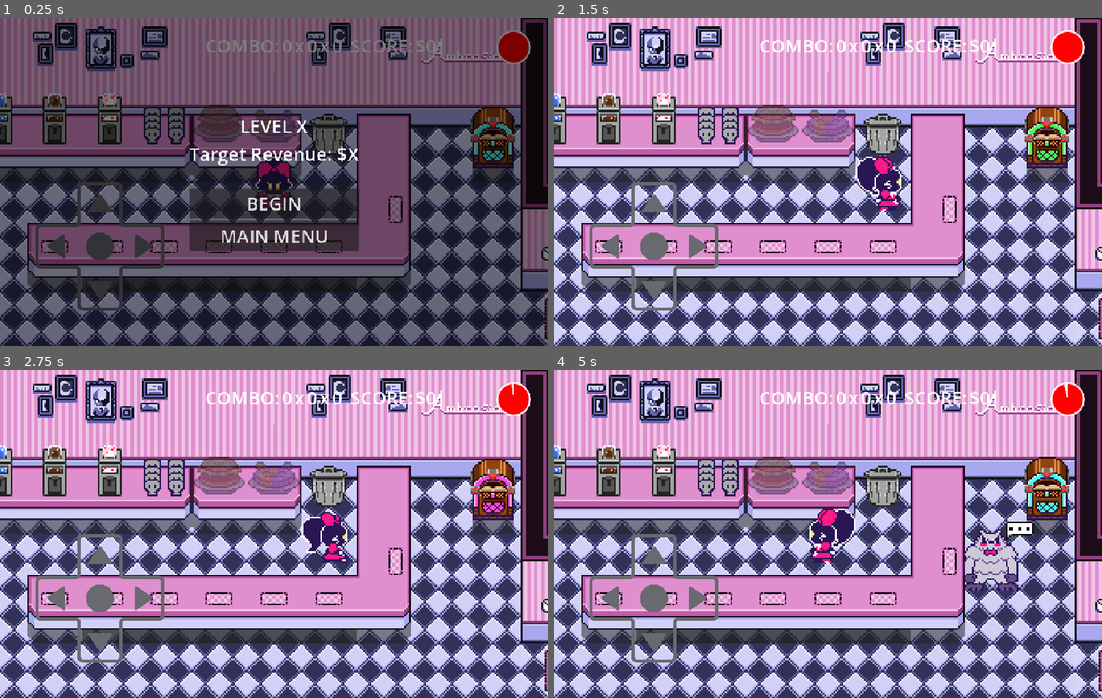
Above: before the commit, frames 1-4 (two rows, left to right).
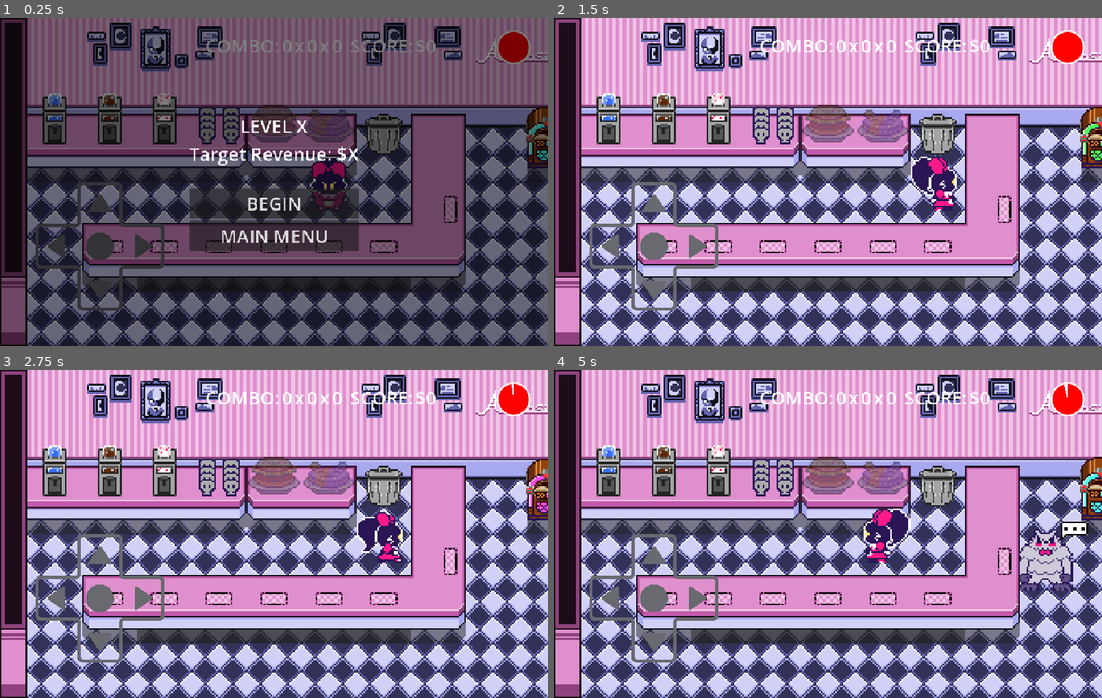
Above: after the commit, the same moments.

Repository: paperman5/godot-wild-95
Game: Godot game, scene res://map/levels/level_3.tscn
Same seed, same stepped clock (60 frames per second), same inputs: the game is played once before the commit and once after it. This scene is started directly instead of the project's main scene.
Inputs (mouse positions are in pixels of both pictures, inside the frame that each line leads up to):
- Up to frame 1 (0.25 s): no input
- Up to frame 2 (1.5 s): click "BEGIN" at 0.5 s; tap Enter at 1.25 s; move the mouse to (948, 165) at 1.27 s; hold D (move_right) from 1.28 s (still down); click (948, 165) at 1.42 s
- Up to frame 3 (2.75 s): release D (move_right) at 2 s; drag from (164, 550) to (246, 599) at 2.02 s
- Up to frame 4 (5 s): move the mouse to (882, 461) at 2.77 s; hold D (move_right) 2.78-3.5 s; drag from (800, 599) to (663, 484) at 3.52 s; move the mouse to (992, 583) at 4.27 s; hold A (move_left) from 4.28 s (still down)

The runs differ from the first frame. In frame 1, 30% of the frame differs, in the area x 0-100%, y 0-100%; in frame 2, 32%; in frame 3, 32%; in frame 4, 34%.

Commit message:
Better camera for wide levels

Diff:
--- a/game/game_ui.tscn
+++ b/game/game_ui.tscn
@@ -46,6 +46,7 @@
 action_right = &"move_right"
 action_up = &"move_up"
 action_down = &"move_down"
+debug_show_region = false
 region_y = 175.0
 region_w = 394.0
 region_h = 401.0
--- /dev/null
+++ b/map/game_camera.gd
@@ -0,0 +1,25 @@
+class_name GameCamera
+extends Camera2D
+
+@export var spring_stop_left := 100.0
+@export var spring_stop_right := 100.0
+@export var spring_stiffness := 10.0
+
+@onready var orig_pos := global_position
+
+var player : Player
+
+func _ready() -> void:
+	(func(): player = GameManager.player).call_deferred()
+
+func _process(delta: float) -> void:
+	if not is_instance_valid(player):
+		return
+	if player.position.x < orig_pos.x - spring_stop_left:
+		var diff = orig_pos.x - spring_stop_left - player.position.x
+		position.x = orig_pos.x - diff * spring_stiffness
+	elif player.position.x > orig_pos.x + spring_stop_right:
+		var diff = player.position.x - (orig_pos.x + spring_stop_right)
+		position.x = orig_pos.x + diff * spring_stiffness
+	else:
+		position.x = orig_pos.x
--- a/map/level_base.tscn
+++ b/map/level_base.tscn
@@ -2,6 +2,7 @@
 
 [ext_resource type="Script" uid="uid://y300xl347b3l" path="res://map/level.gd" id="1_rvogl"]
 [ext_resource type="PackedScene" uid="uid://d1ihbqcdneuak" path="res://game/game_ui.tscn" id="2_tkgu7"]
+[ext_resource type="Script" uid="uid://dq0bjhuigbx0s" path="res://map/game_camera.gd" id="3_8gydt"]
 [ext_resource type="PackedScene" uid="uid://cryasie5difhi" path="res://player/player.tscn" id="3_tkgu7"]
 
 [node name="LevelBase" type="Node2D" unique_id=594946845]
@@ -25,5 +26,6 @@
 unique_name_in_owner = true
 
 [node name="Camera2D" type="Camera2D" parent="." unique_id=841717384]
+script = ExtResource("3_8gydt")
 
 [node name="Player" parent="." unique_id=983482868 instance=ExtResource("3_tkgu7")]
--- a/map/levels/level_1.tscn
+++ b/map/levels/level_1.tscn
@@ -28,7 +28,7 @@
 limit_bottom = 128
 limit_smoothed = true
 position_smoothing_enabled = true
-position_smoothing_speed = 2.0
+position_smoothing_speed = 8.0
 
 [node name="Player" parent="." index="8" unique_id=983482868]
 position = Vector2(48, 48)
--- a/map/levels/level_2.tscn
+++ b/map/levels/level_2.tscn
@@ -30,12 +30,15 @@
 limit_bottom = 64
 limit_smoothed = true
 position_smoothing_enabled = true
-position_smoothing_speed = 2.0
+position_smoothing_speed = 8.0
 drag_left_margin = 0.63
 drag_top_margin = 1.0
 drag_right_margin = 0.71
 drag_bottom_margin = 1.0
 editor_draw_drag_margin = true
+spring_stop_left = 115.0
+spring_stop_right = 115.0
+spring_stiffness = 5.0
 
 [node name="Player" parent="." index="8" unique_id=983482868]
 position = Vector2(16, -16)
--- a/map/levels/level_3.tscn
+++ b/map/levels/level_3.tscn
@@ -23,7 +23,7 @@
 tile_set = ExtResource("2_a4rac")
 
 [node name="Camera2D" parent="." index="7" unique_id=841717384]
-position = Vector2(16, -32)
+position = Vector2(-16, -32)
 zoom = Vector2(3, 3)
 limit_left = -224
 limit_top = -128
@@ -31,12 +31,15 @@
 limit_bottom = 64
 limit_smoothed = true
 position_smoothing_enabled = true
-position_smoothing_speed = 2.0
+position_smoothing_speed = 8.0
 drag_left_margin = 0.63
 drag_top_margin = 1.0
 drag_right_margin = 0.71
 drag_bottom_margin = 1.0
 editor_draw_drag_margin = true
+spring_stop_left = 115.0
+spring_stop_right = 115.0
+spring_stiffness = 5.0
 
 [node name="Player" parent="." index="8" unique_id=983482868]
 position = Vector2(16, -16)
Not shown, added: map/game_camera.gd.uid
